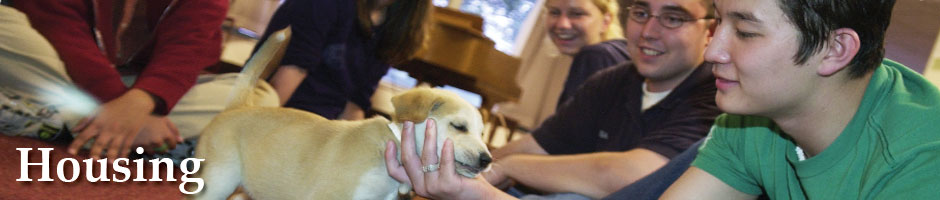
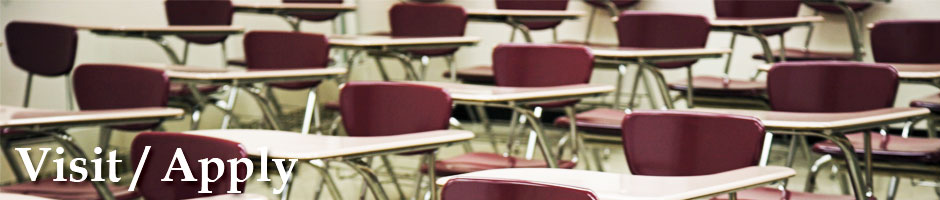
Comparing the layer stacks of the two w=940, h=200 images. Changes:
added layer "Layer 5" above "Layer 4" over (0, 0, 940, 200)
added layer "Layer 4" above "Layer 3" over (0, 0, 940, 200)
added layer "Layer 3" above "Layer 2" over (0, 0, 940, 200)
added layer "Layer 2" above "Layer 1" over (0, 0, 940, 200)
